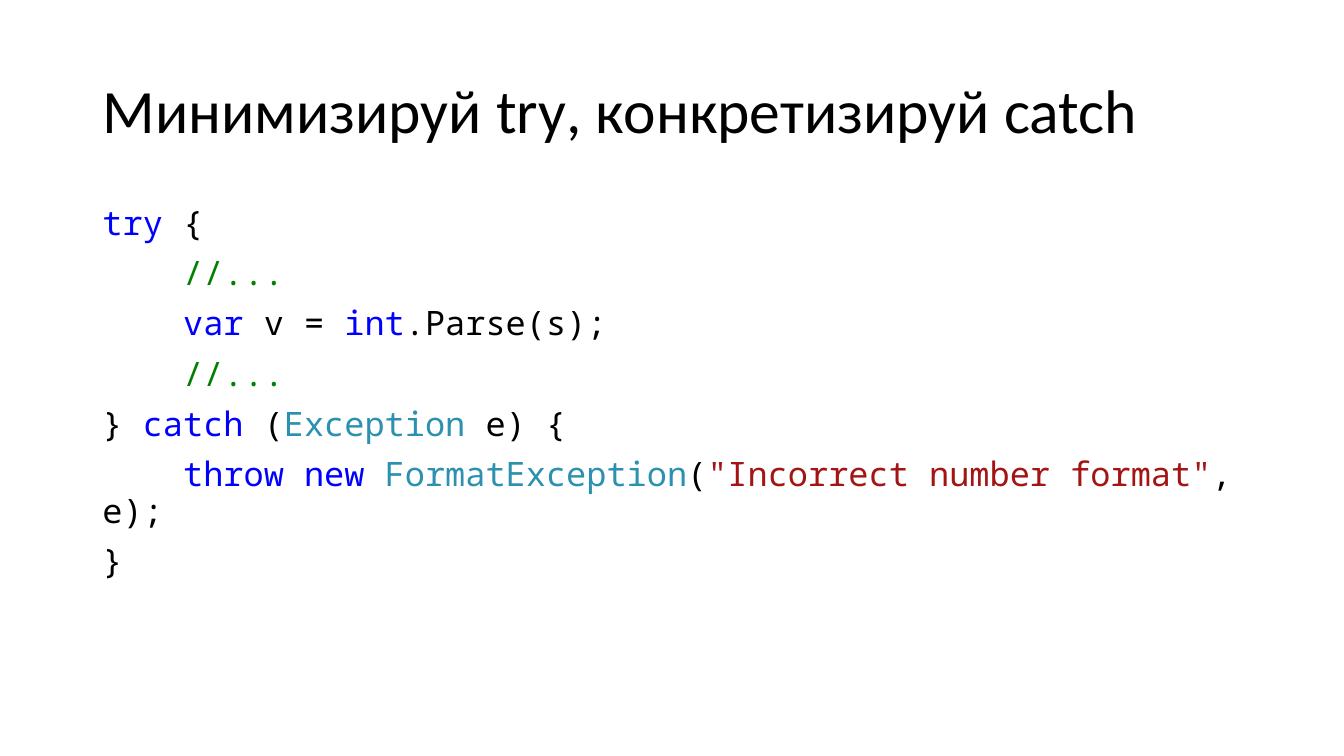
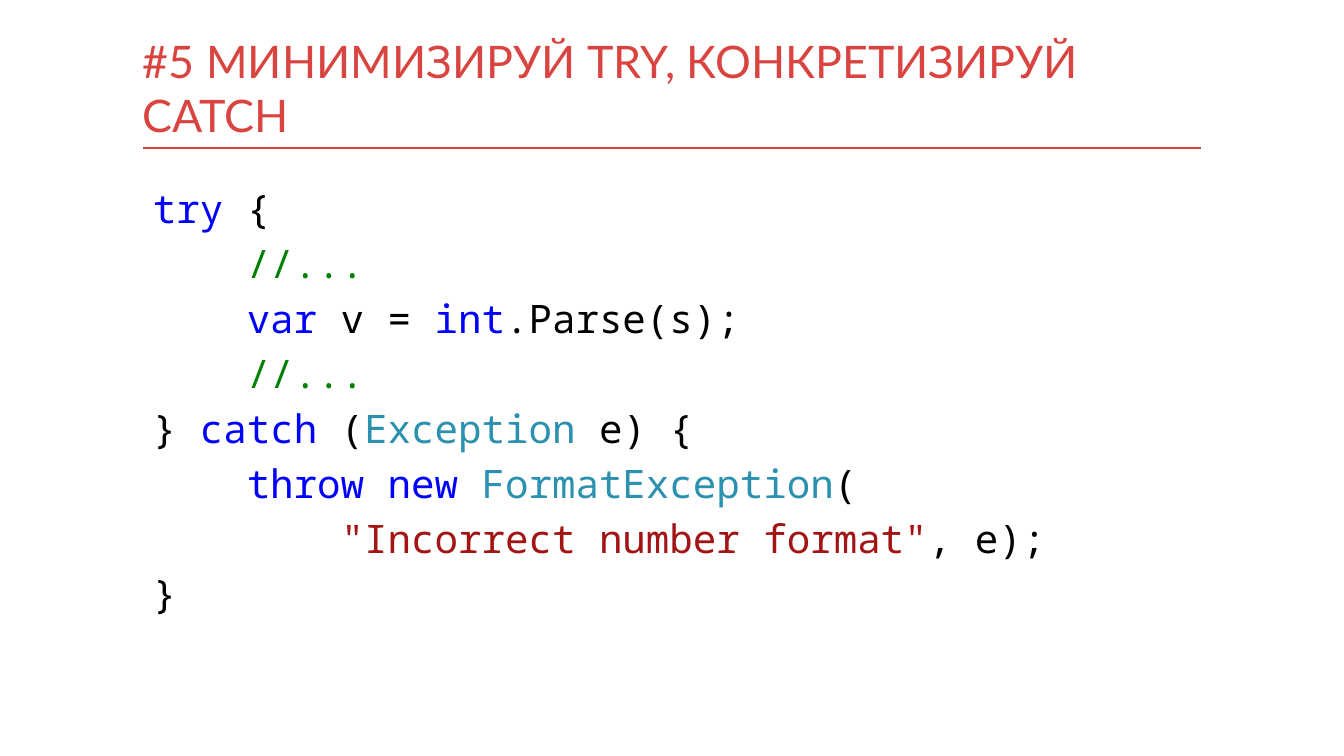
Before and after one commit to kontur-courses/exceptions, a slide deck: slide 12 of exceptions.pptx (slide 9 before the commit). Drawn at 1344x756 pixels with LibreOffice and Linux fonts; fonts in the diff are those of the drawing. Boxes give left, top, right and bottom in pixels: in the first picture for what was removed or moved away, otherwise in the second. Text is boxed around its words. In the diff, an @@ line names an element or a change of style, - is before the commit and + after.

```diff
--- a/exceptions.pptx
+++ b/exceptions.pptx
@@ title at bbox=[143, 39, 1078, 133]: text changed; size 44 to 32 pt; font Calibri to Lato; text colour #000000 to #D94440 @@
-Минимизируй try, конкретизируй catch
+#5 МИНИМИЗИРУЙ TRY, КОНКРЕТИЗИРУЙ CATCH
@@ title "#5 МИНИМИЗИРУЙ TRY, КОНКРЕТИЗИРУЙ CATCH" at bbox=[143, 39, 1078, 133]: vertical alignment middle to bottom @@
@@ line added from (143, 148) to (1202, 148), #D83F3B 1 pt @@
@@ text "try {": place and size @@
-text "try {" at bbox=[102, 212, 1231, 529]
+text "try {" at bbox=[153, 196, 1045, 560]
@@ text at bbox=[153, 196, 740, 453]: size 24 to 28 pt, highlight #FFFFFF to none in "try {", "//...", "var v = int.Parse(s);", "//..." and 2 more places; line spacing 0.9 to 1; less space between paragraphs @@
@@ text at bbox=[247, 468, 1045, 560]: text changed; size 24 to 28 pt @@
-throw new FormatException("Incorrect number format", e);
+throw new FormatException(
+"Incorrect number format", e);
```
Also in this commit, not shown: 14 other slides changed, 9 slides added, 1 slide removed, 6 other files.
